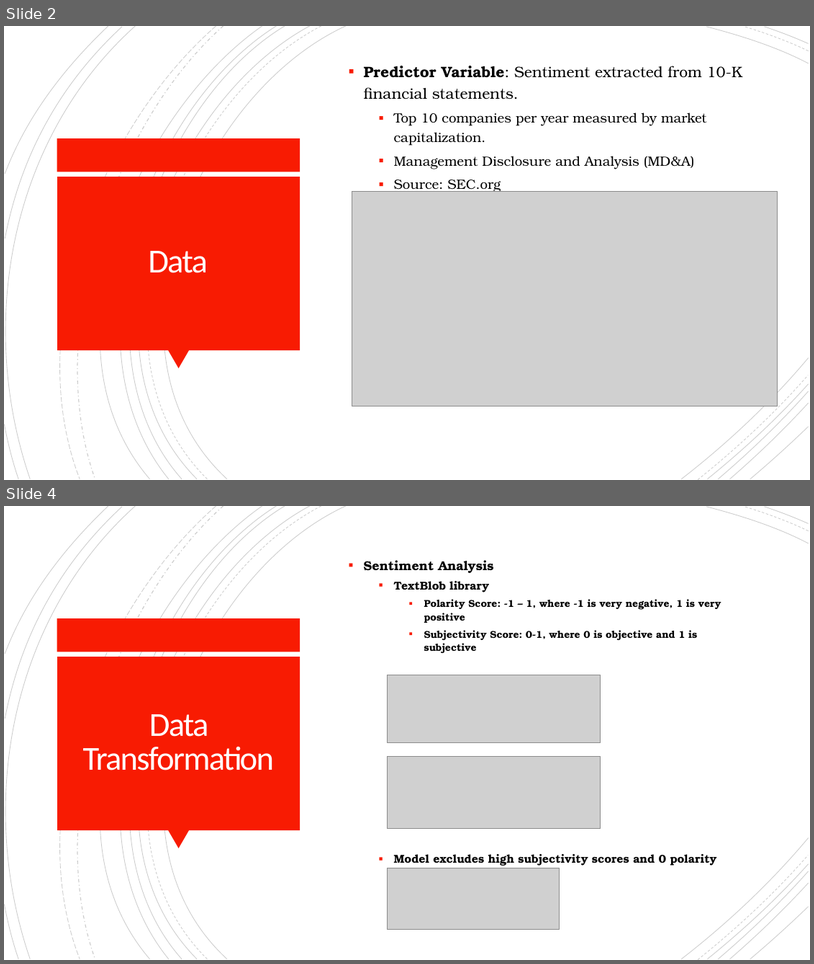
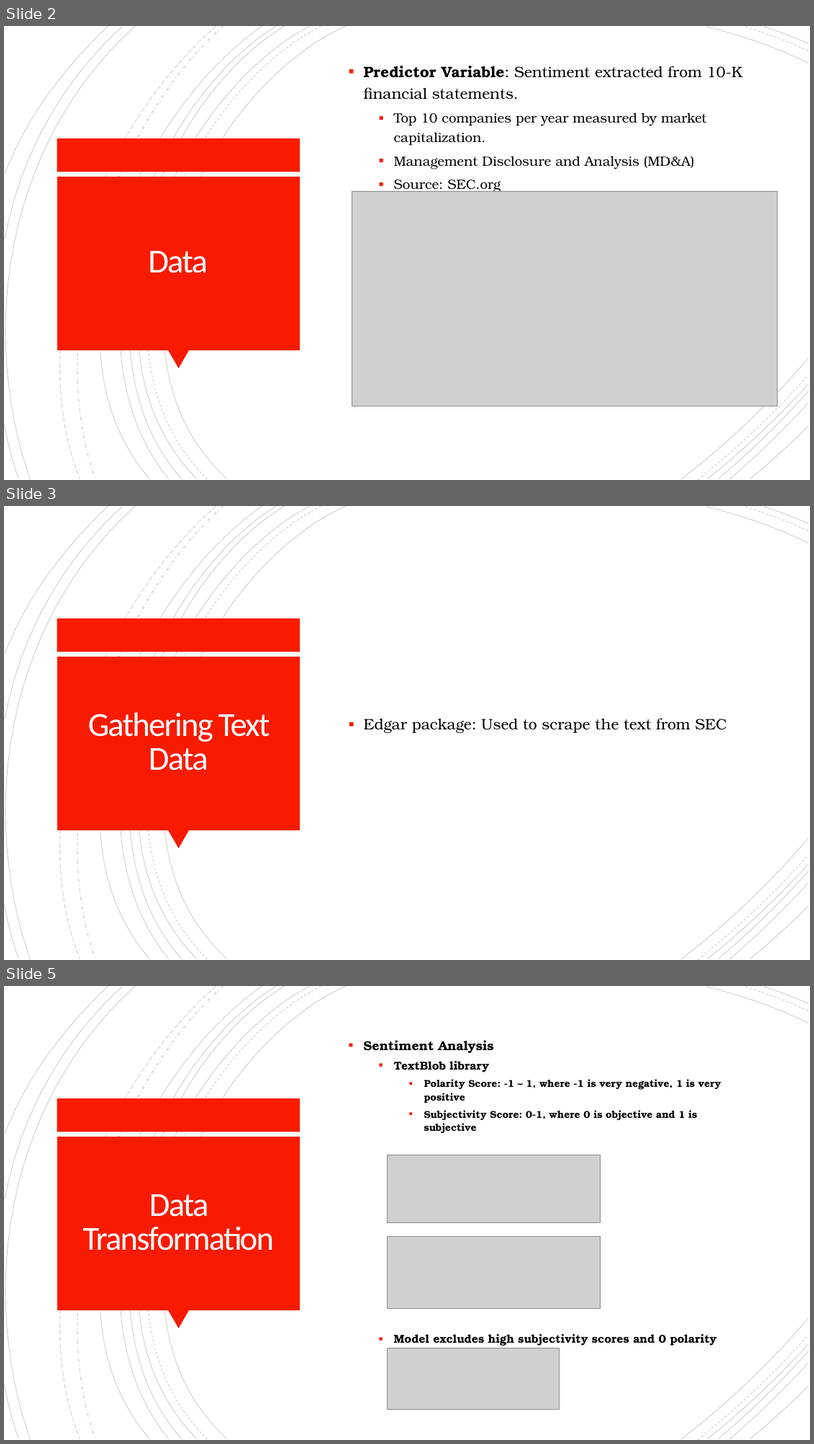
Before and after one commit to davepalazzo/Sentiment_Analysis_S-P_500, a slide deck: Economic_Forecasting.pptx. Shown one above the other, each under a label of ours: slides 2 and 4 before the commit, slides 2, 3 and 5 after it; the slides between them are not shown. The pictures are 814x964 and 814x1444 pixels, drawn with LibreOffice and Linux fonts; fonts in the diff are those of the drawing; grey boxes stand for pictures. Boxes give left, top, right and bottom in pixels: in the first picture for what was removed or moved away, otherwise in the second. Text is boxed around its words. In the diff, an @@ line names an element or a change of style, - is before the commit and + after.

```diff
--- a/Economic_Forecasting.pptx
+++ b/Economic_Forecasting.pptx
@@ slide 3 added at (4,506,810,960), background #FFFFFF; not listed: 24 template elements that a slide beside it also shows @@
@@ title added at (88,712,270,770), 40 pt, text #FFFEFF @@
+Gathering Text Data
@@ text added at (364,718,728,733), 18 pt, text #000000 @@
+▪ Edgar package: Used to scrape the text from SEC
@@ what was slide 4 is now slide 5 @@
```
Also in this commit, not shown: 2 slides changed, 3 other slides added, 2 slides removed.
